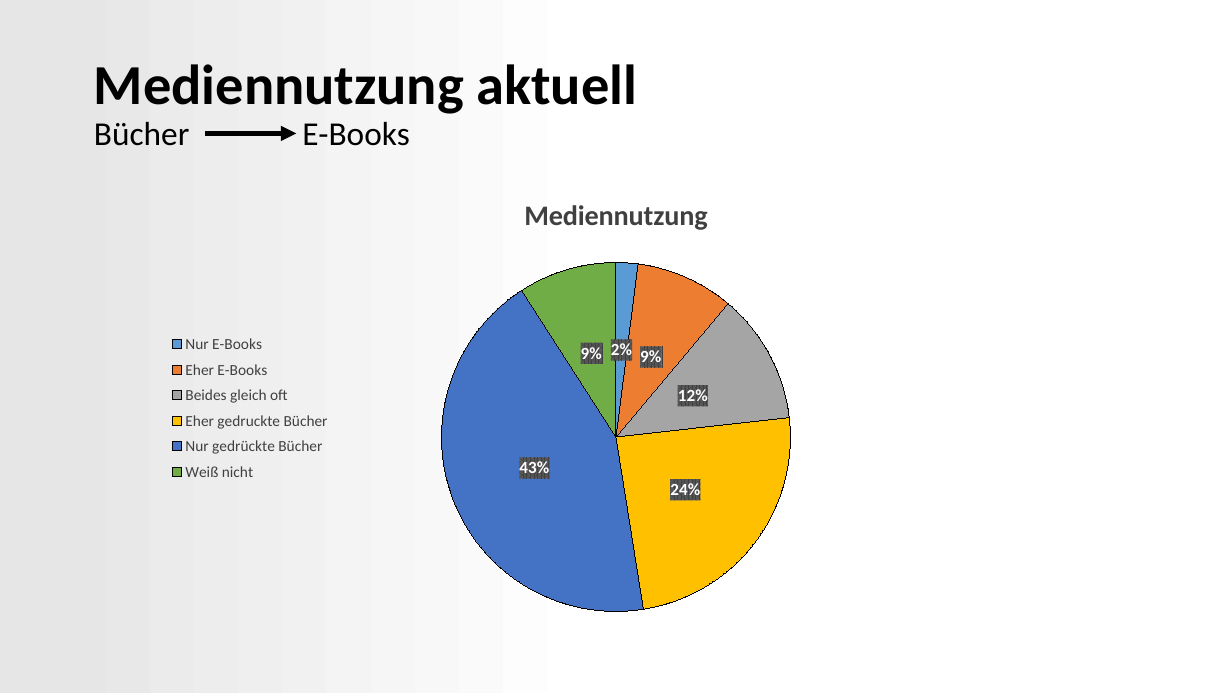
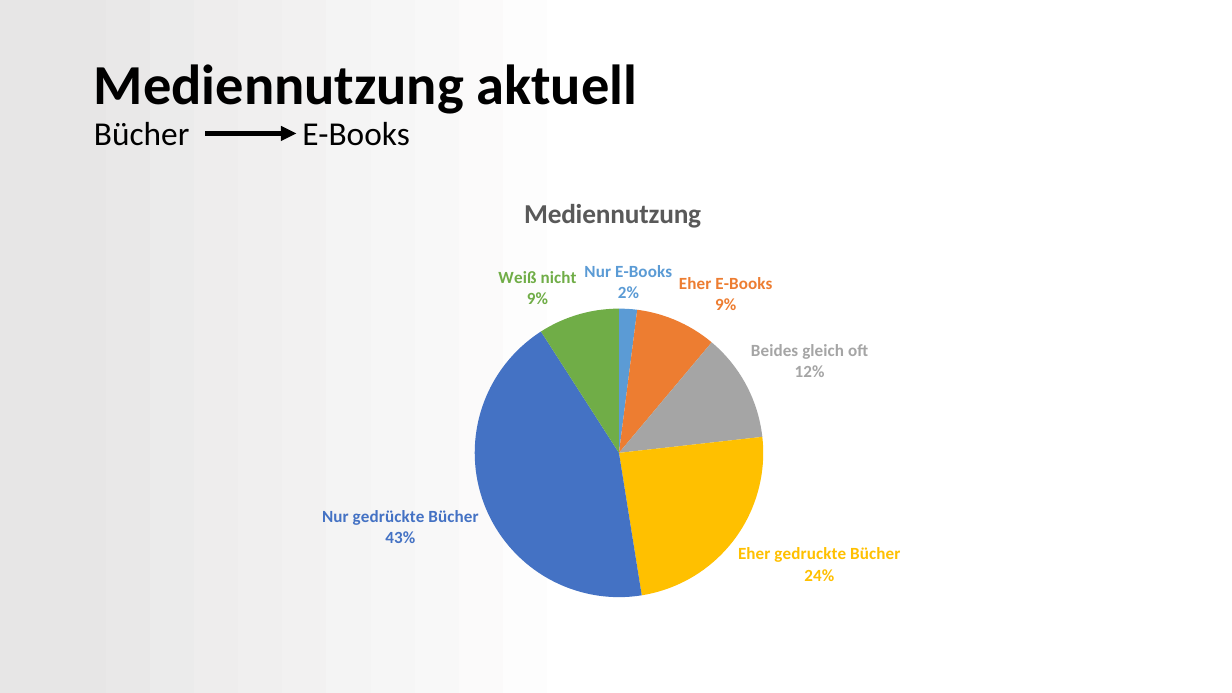
Before and after one commit to Seany1992/MuW, a slide deck: slide 6 of Medienwandel im 21.pptx. Drawn at 1232x693 pixels with LibreOffice and Linux fonts; fonts in the diff are those of the drawing. Boxes give left, top, right and bottom in pixels: in the first picture for what was removed or moved away, otherwise in the second. Text is boxed around its words. In the diff, an @@ line names an element or a change of style, - is before the commit and + after.

```diff
--- a/Medienwandel im 21.pptx
+++ b/Medienwandel im 21.pptx
@@ pie chart at [85, 185, 1148, 625] @@
@@ data labels of Series 1 changed @@
@@ legend changed @@
```
Also in this commit, not shown: 3 other slides changed, 1 other file.
